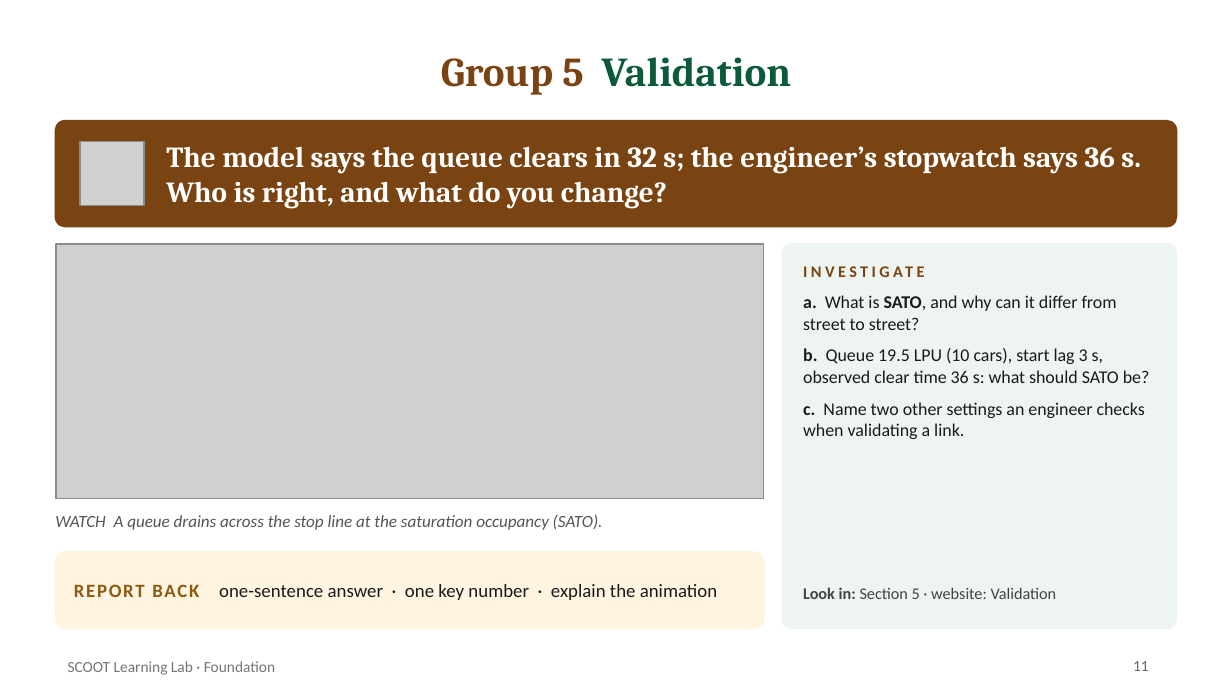
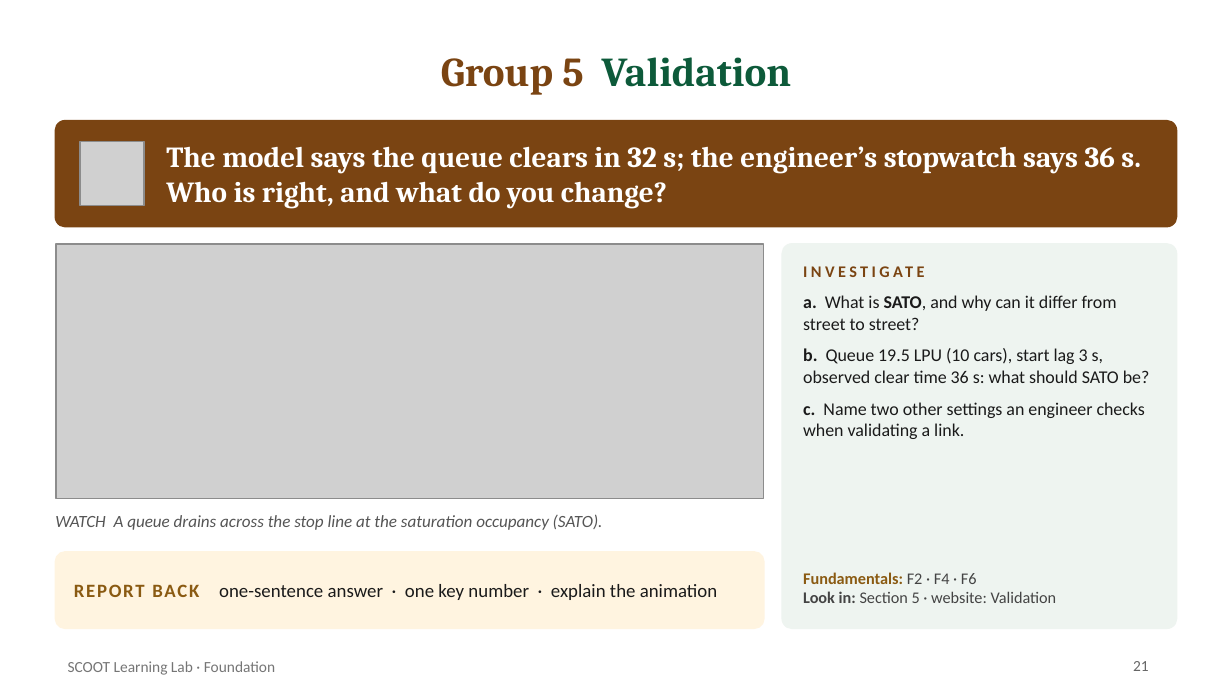
Before and after one commit to smrahmanbd/scoot-learning-lab, a slide deck: slide 21 of docs/materials/SCOOT_Foundation_Presentation.pptx (slide 11 before the commit). Drawn at 1232x693 pixels with LibreOffice and Linux fonts; fonts in the diff are those of the drawing; grey boxes stand for pictures. Boxes give left, top, right and bottom in pixels: in the first picture for what was removed or moved away, otherwise in the second. Text is boxed around its words. In the diff, an @@ line names an element or a change of style, - is before the commit and + after.

Commit message:
Foundation deck: add nine fundamentals slides (F1-F9) for all groups

```diff
--- a/docs/materials/SCOOT_Foundation_Presentation.pptx
+++ b/docs/materials/SCOOT_Foundation_Presentation.pptx
@@ text "Fundamentals: F2 · F4 · ...": place and size @@
-text "Fundamentals: F2 · F4 · ..." at [803, 587, 1057, 599]
+text "Fundamentals: F2 · F4 · ..." at [803, 572, 1057, 603]
@@ text at [803, 572, 977, 584]: paragraph added @@
+Fundamentals: F2 · F4 · F6
@@ page number at [1133, 661, 1149, 671]: text changed @@
-11
+21
```
Also in this commit, not shown: 11 other slides changed, 10 slides added, 1 other file.
